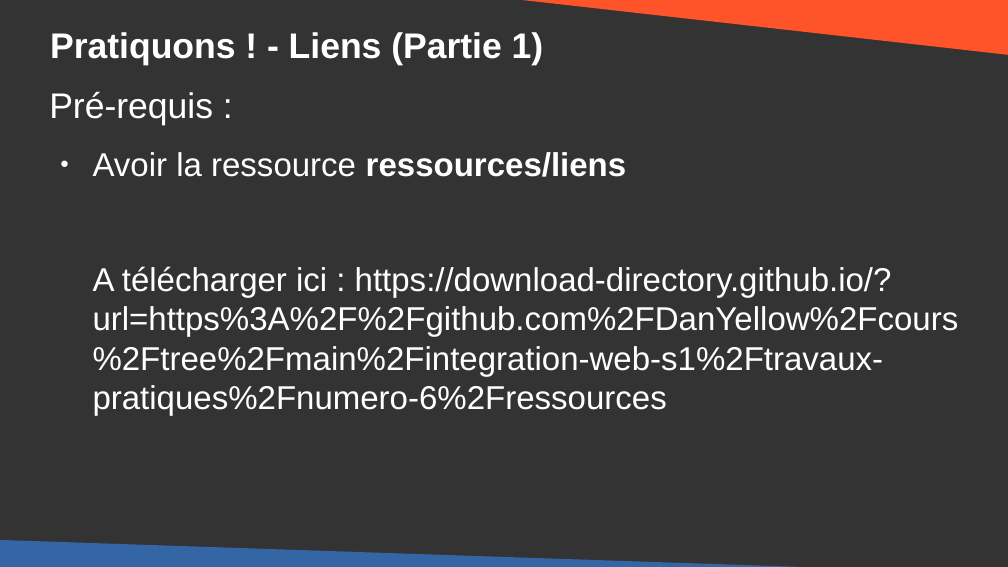
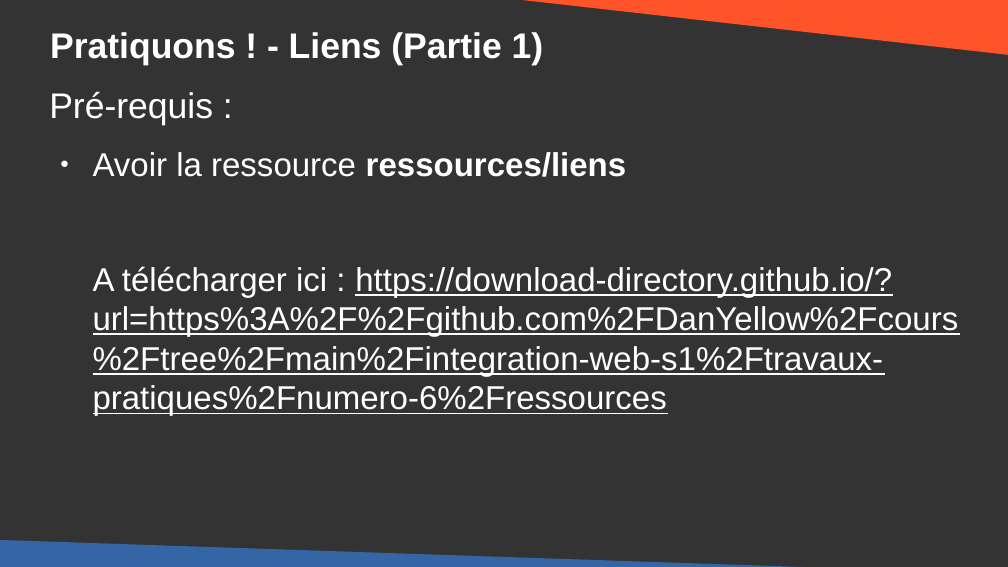
Before and after one commit to DanYellow/cours, a slide deck: slide 11 of integration-web-s1/travaux-pratiques/numero-6/presentation.odp. Drawn at 1008x567 pixels with LibreOffice and Linux fonts; fonts in the diff are those of the drawing. Boxes give left, top, right and bottom in pixels: in the first picture for what was removed or moved away, otherwise in the second. Text is boxed around its words. In the diff, an @@ line names an element or a change of style, - is before the commit and + after.

```diff
--- a/integration-web-s1/travaux-pratiques/numero-6/presentation.odp
+++ b/integration-web-s1/travaux-pratiques/numero-6/presentation.odp
@@ text at (93,266,959,416): underline on in "https://download-directory.github.io/?url=https%3A%2F%2Fgith ..." @@
```
Also in this commit, not shown: 10 other slides changed, 1 slide added, 1 other file.
